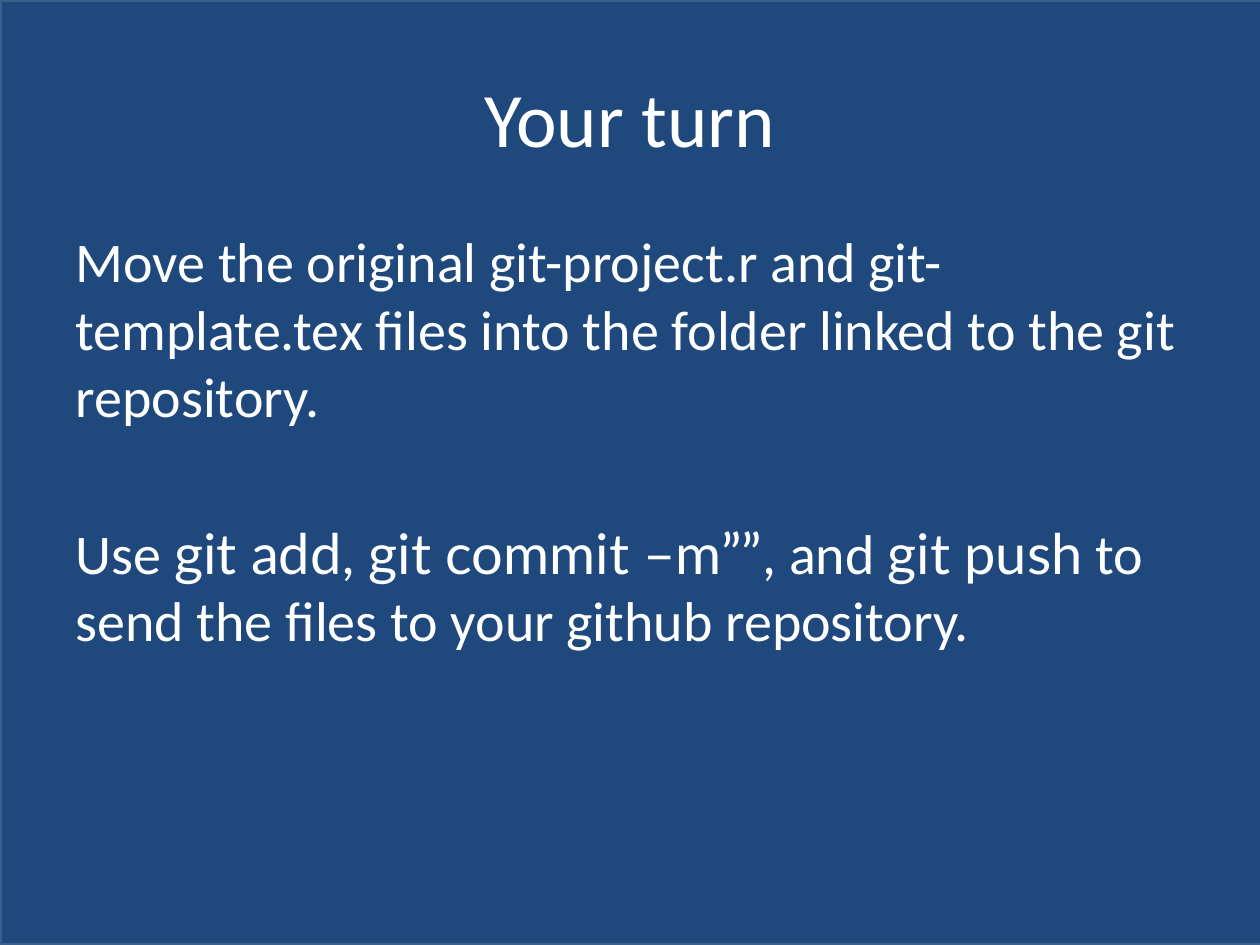
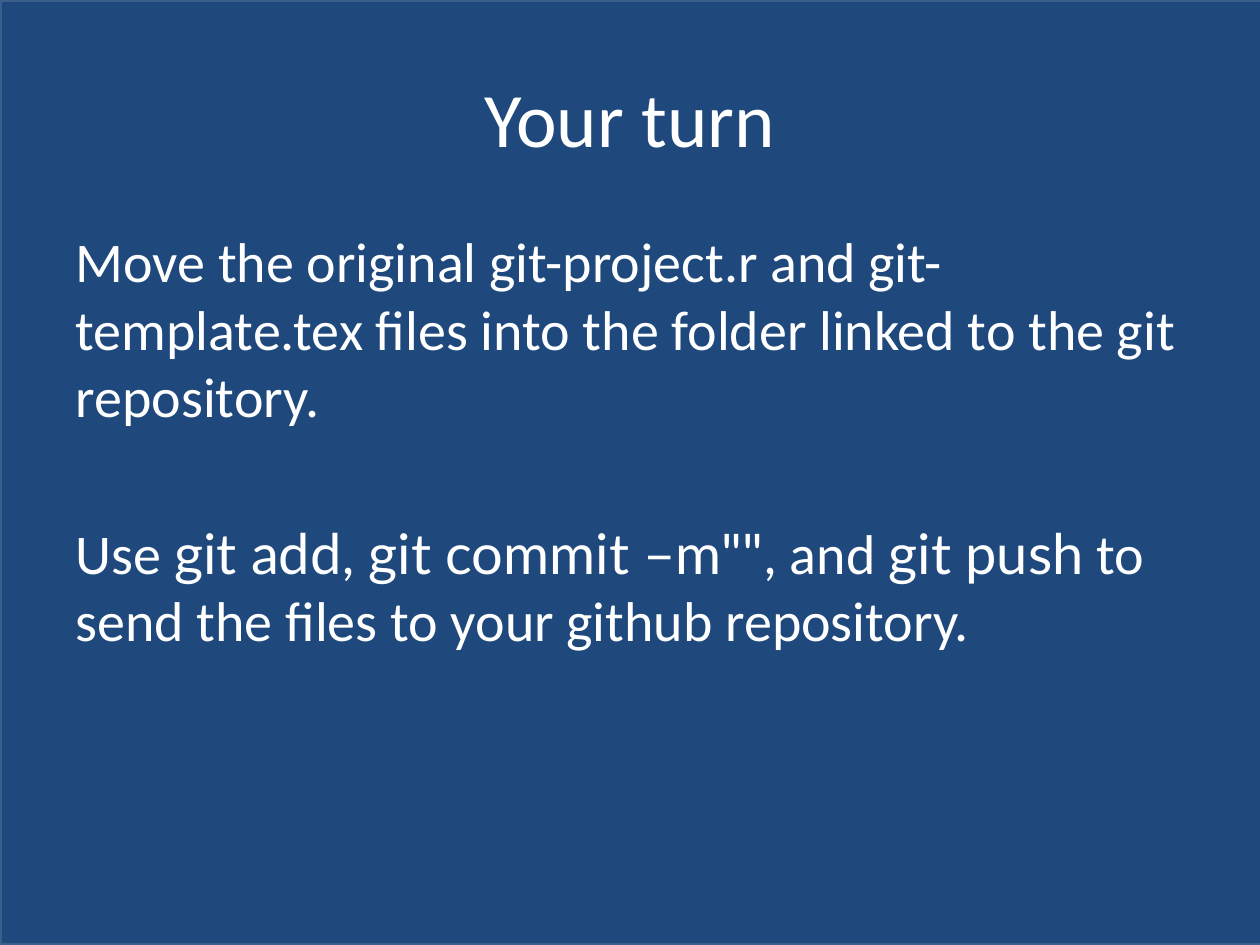
Before and after one commit to hadley/stat405-resources, a slide deck: slide 28 of git-lecture/Stat-405-git-lecture.pptx (slide 27 before the commit). Drawn at 1260x945 pixels with LibreOffice and Linux fonts; fonts in the diff are those of the drawing. Boxes give left, top, right and bottom in pixels: in the first picture for what was removed or moved away, otherwise in the second. Text is boxed around its words. In the diff, an @@ line names an element or a change of style, - is before the commit and + after.

```diff
--- a/git-lecture/Stat-405-git-lecture.pptx
+++ b/git-lecture/Stat-405-git-lecture.pptx
@@ text at bbox=[76, 532, 1144, 651]: text changed @@
-Use git add, git commit –m””, and git push to send the files to your github repository.
+Use git add, git commit –m"", and git push to send the files to your github repository.
```
Also in this commit, not shown: 13 other slides changed, 5 slides added, 1 slide removed, 1 other file.
